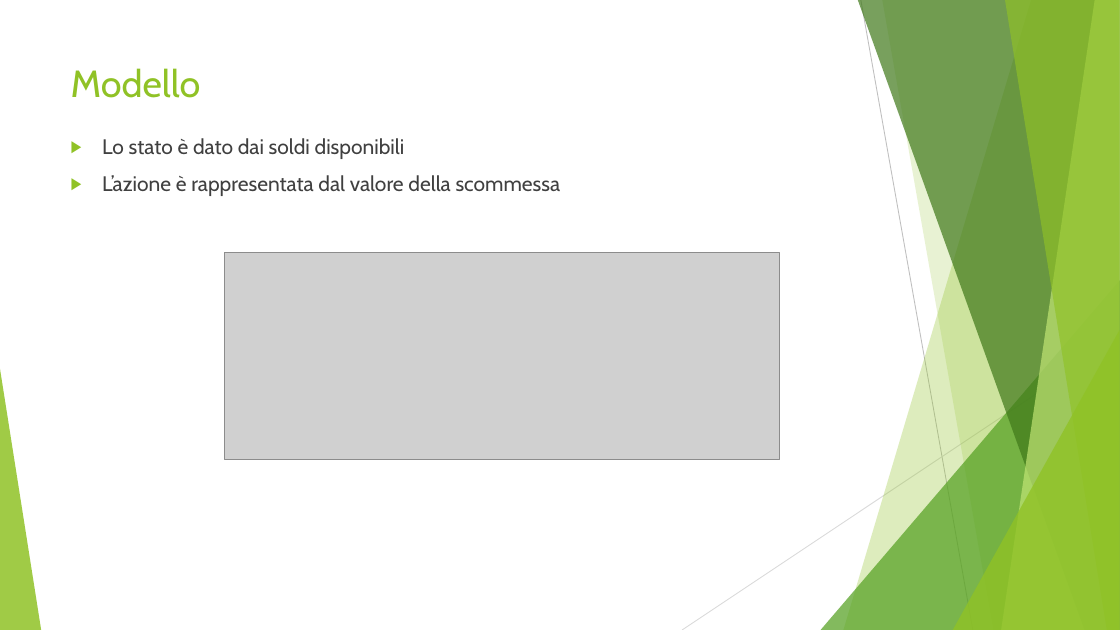
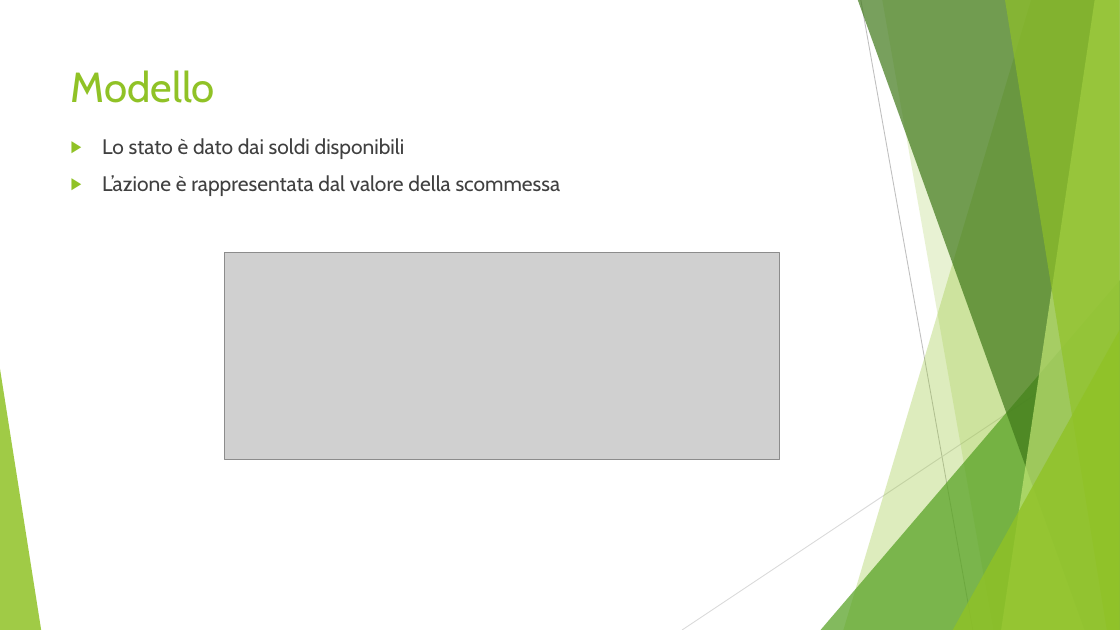
Before and after one commit to costanzagiacona/MRL, a slide deck: slide 3 of Gambler.pptx. Drawn at 1120x630 pixels with LibreOffice and Linux fonts; fonts in the diff are those of the drawing; grey boxes stand for pictures. Boxes give left, top, right and bottom in pixels: in the first picture for what was removed or moved away, otherwise in the second. Text is boxed around its words. In the diff, an @@ line names an element or a change of style, - is before the commit and + after.

```diff
--- a/Gambler.pptx
+++ b/Gambler.pptx
@@ title "Modello" at (71, 70, 215, 103): size 32.4 to 36 pt @@
```
Also in this commit, not shown: 3 other slides changed, 2 other files.
